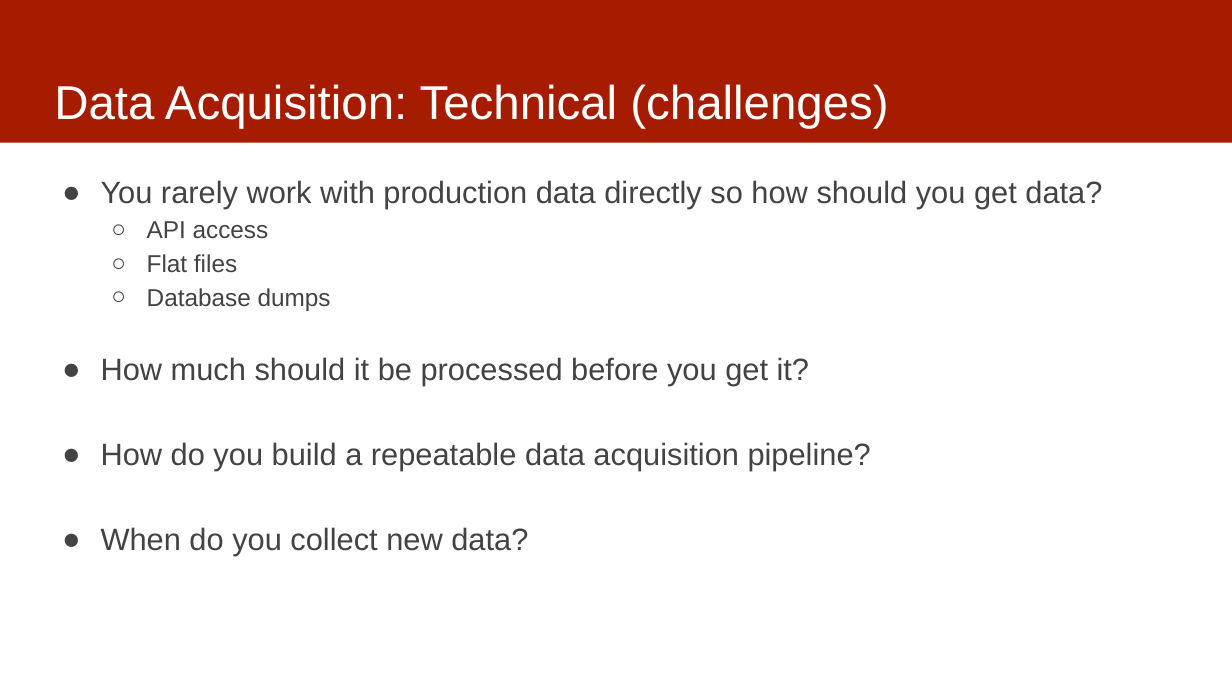
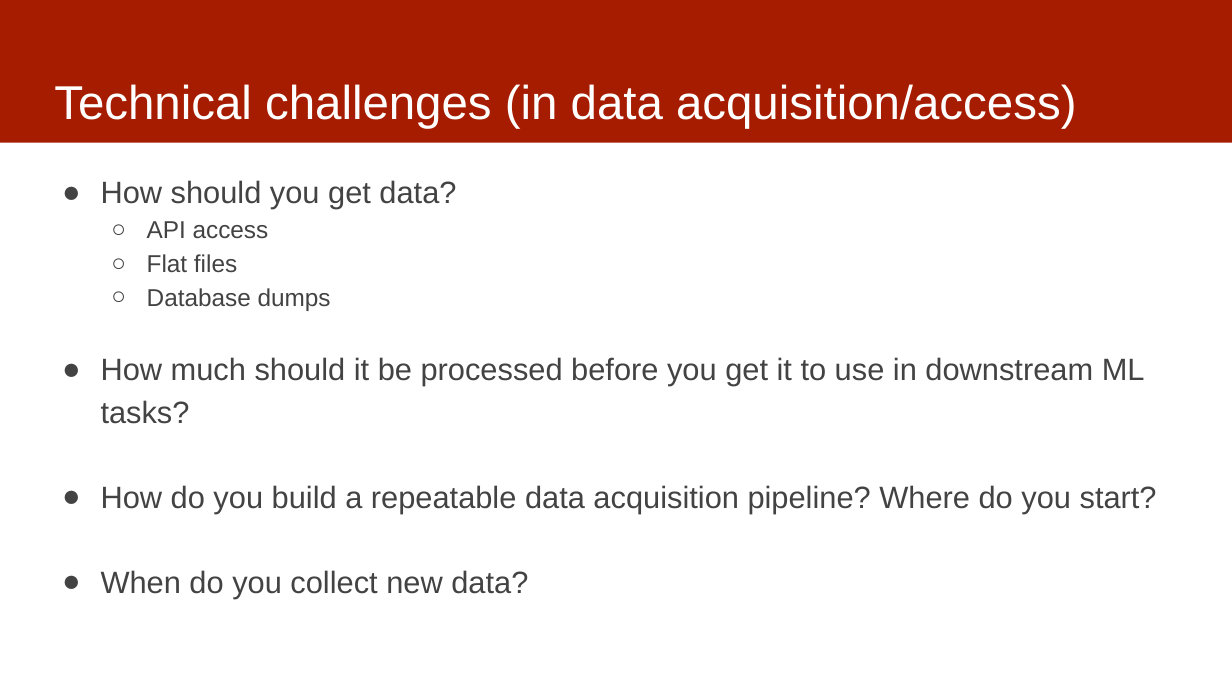
Before and after one commit to dssg/MLinPractice, a slide deck: slide 19 of Lectures/Lecture3-Data.pptx (slide 8 before the commit). Drawn at 1232x693 pixels with LibreOffice and Linux fonts; fonts in the diff are those of the drawing. Boxes give left, top, right and bottom in pixels: in the first picture for what was removed or moved away, otherwise in the second. Text is boxed around its words. In the diff, an @@ line names an element or a change of style, - is before the commit and + after.

Commit message:
updated

```diff
--- a/Lectures/Lecture3-Data.pptx
+++ b/Lectures/Lecture3-Data.pptx
@@ title at box(54, 84, 1077, 129): text changed @@
-Data Acquisition: Technical (challenges)
+Technical challenges (in data acquisition/access)
@@ text at box(101, 180, 456, 209): text changed @@
-● You rarely work with production data directly so how should you get data?
+● How should you get data?
@@ text at box(101, 357, 1157, 513): text changed @@
-● How much should it be processed before you get it?
-● How do you build a repeatable data acquisition pipeline?
+● How much should it be processed before you get it to use in downstream ML tasks?
+● How do you build a repeatable data acquisition pipeline? Where do you start?
```
Also in this commit, not shown: 1 other slide changed, 13 slides added.
